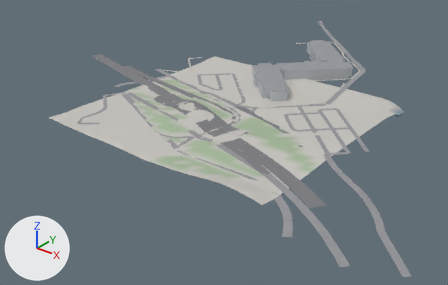
Renders of the glTF model game/world/tile_3_6.glb from each side of a commit.
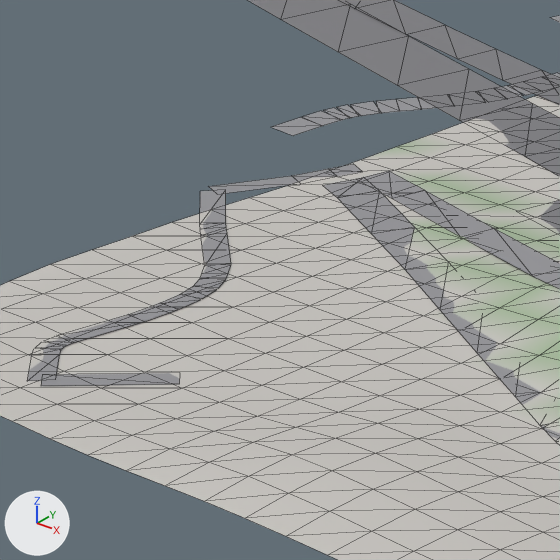
The first picture shows the older version from a 50 mm lens placed at (1250.0, -2120.0, 246.0), pointed at (857.0, -1628.0, -59.0). The close-ups show the older and then the newer version on the part from 16% to 35% of the width and 24% to 53% of the height of that picture. Only the edits that show in the close-ups are written down. Arrows for +X, +Y and +Z are at lower left; the lights stay in place. The close-ups show mesh edges as thin lines. Where no turn or scale is listed for an object, it has been applied to the vertices.

The older version as bpy lines, for what is in view:
```python
me_roads = bpy.data.meshes.new('roads')
me_roads.from_pydata(...)  # 1542 vertices, 840 faces; spans x 642.0..1145.0, y -1819.0..-1304.0, z -2.0..5.0
me_roads.materials.append(mat_defaultmaterial_001)
me_terrain = bpy.data.meshes.new('terrain')
me_terrain.from_pydata(...)  # 1089 vertices, 2048 faces; spans x 768.0..1024.0, y -1792.0..-1536.0, z -8.0..6.0
me_terrain.materials.append(mat_defaultmaterial_003)
ob_roads = bpy.data.objects.new('roads', me_roads)
ob_roads.location = (0.0, 0.0, 0.0)
ob_terrain = bpy.data.objects.new('terrain', me_terrain)
ob_terrain.location = (0.0, 0.0, 0.0)
```
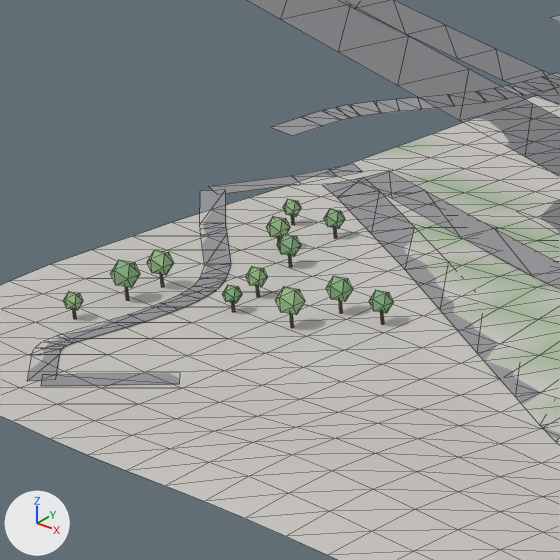
Edits to the bpy script that builds the scene:
```text
Add me_props:
    me_props.from_pydata(...)  # 432 vertices, 720 faces; spans x 767.0..865.0, y -1764.0..-1610.0, z -1.0..8.0
    me_props.materials.append(mat_defaultmaterial_003)
Add ob_props:
    ob_props = bpy.data.objects.new('props', me_props)
    ob_props.location = (0.0, 0.0, 0.0)
```

Changed parts and their boxes (x1, y1, x2, y2) in the close-ups (560 x 560 px):
'props', added
    after: (63, 199, 394, 328)
